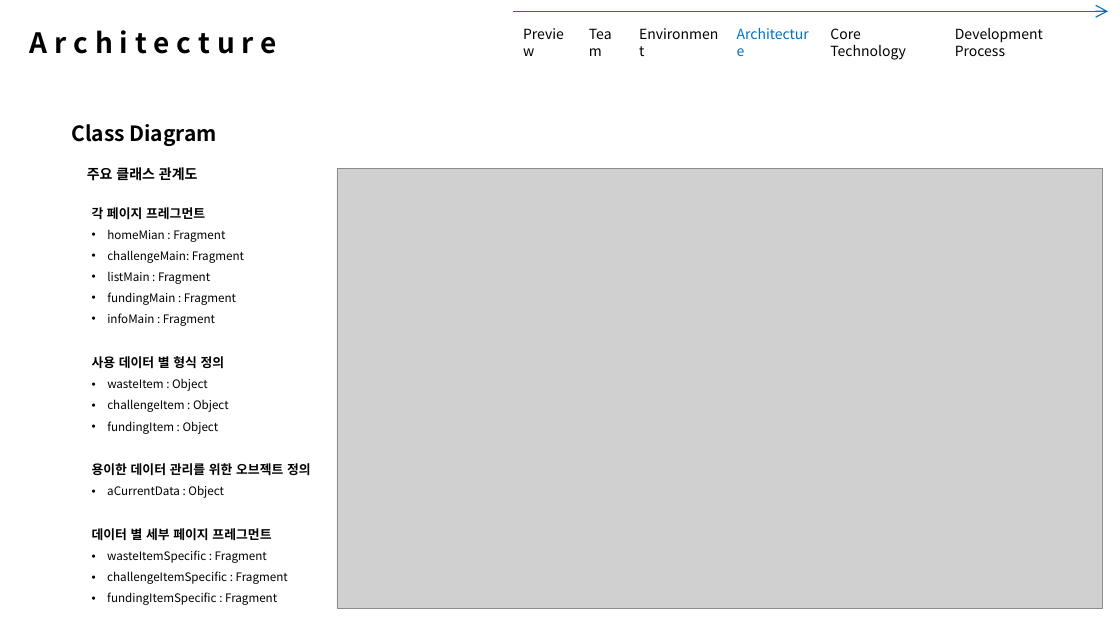
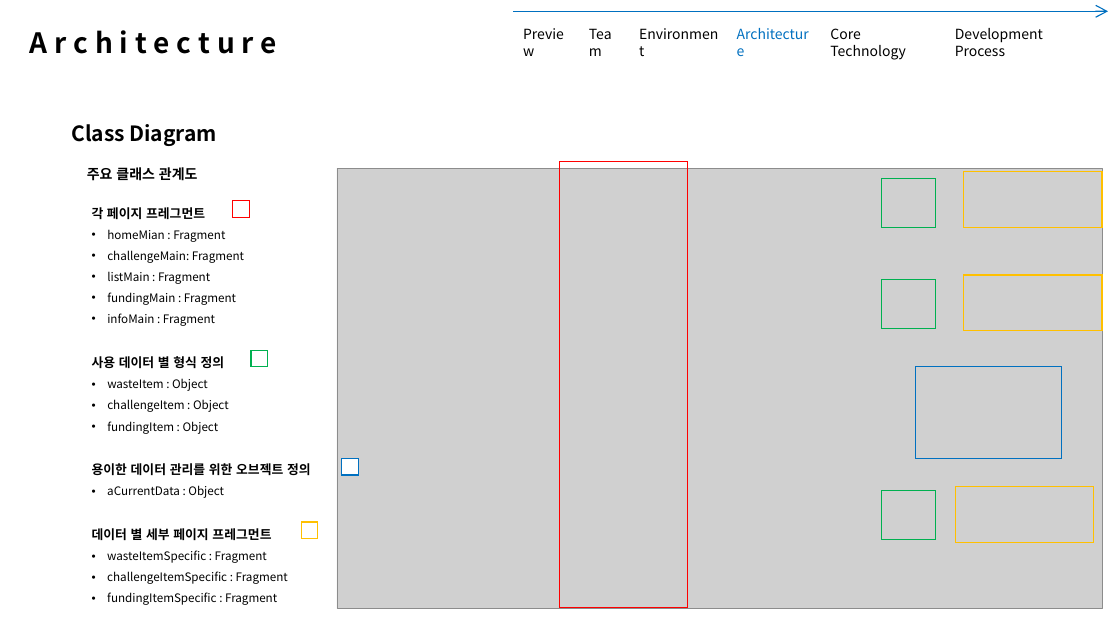
Before and after one commit to VanSubstance/doubleSlash_06, a slide deck: slide 5 of Datas/개발 발표안 1차.pptx. Drawn at 1120x630 pixels with LibreOffice and Linux fonts; fonts in the diff are those of the drawing; grey boxes stand for pictures. Boxes give left, top, right and bottom in pixels: in the first picture for what was removed or moved away, otherwise in the second. Text is boxed around its words. In the diff, an @@ line names an element or a change of style, - is before the commit and + after.

Commit message:
ppt 애니메이션 추가

```diff
--- a/Datas/개발 발표안 1차.pptx
+++ b/Datas/개발 발표안 1차.pptx
@@ rectangle added at box(560, 161, 688, 607), outline #FF0000 1 pt @@
@@ rectangle added at box(881, 178, 936, 228), outline #00B050 1 pt @@
@@ rectangle added at box(964, 172, 1102, 229), outline #FFC000 1 pt @@
@@ rectangle added at box(233, 201, 250, 218), fill #FFFFFF, outline #FF0000 1 pt @@
@@ rectangle added at box(881, 279, 936, 329), outline #00B050 1 pt @@
@@ rectangle added at box(964, 275, 1102, 331), outline #FFC000 1 pt @@
@@ rectangle added at box(251, 350, 268, 367), fill #FFFFFF, outline #00B050 1 pt @@
@@ rectangle added at box(916, 367, 1062, 459), outline #0070C0 1 pt @@
@@ rectangle added at box(342, 459, 359, 476), fill #FFFFFF, outline #0070C0 1 pt @@
@@ rectangle added at box(881, 491, 936, 540), outline #00B050 1 pt @@
@@ rectangle added at box(955, 486, 1094, 543), outline #FFC000 1 pt @@
@@ rectangle added at box(302, 522, 318, 539), fill #FFFFFF, outline #FFC000 1 pt @@
```
